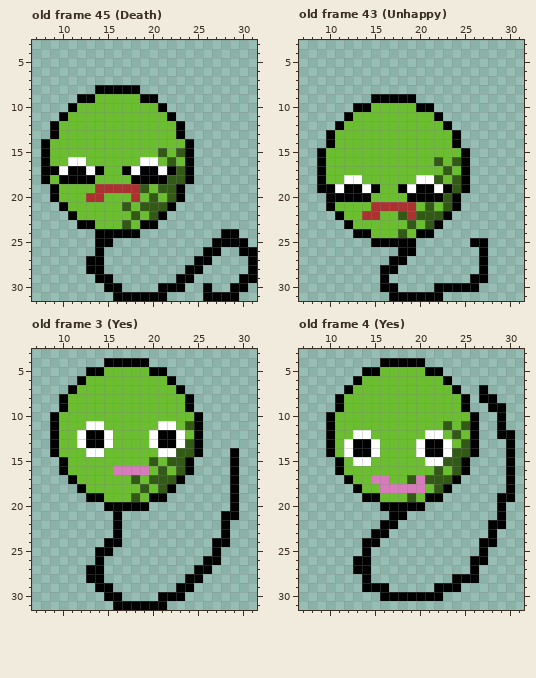
Pixel-art file, stored at sprites/baby.aseprite. That is the earlier state.
32x32 pixels, 57 frames. Shown: old frame 45 (Death): x 7..31, y 3..31; old frame 43 (Unhappy): x 7..31, y 3..31; old frame 3 (Yes): x 7..31, y 3..31; old frame 4 (Yes): x 7..31, y 3..31. The commit also changed other frames, which this record leaves out.
The result:
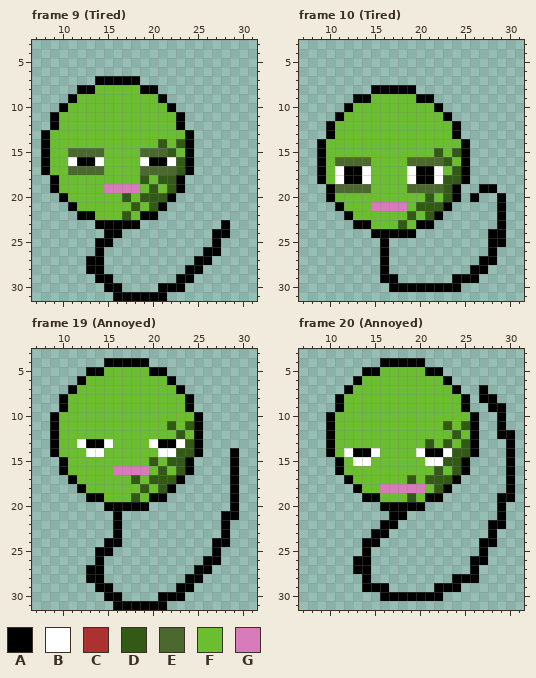
Palette (. is transparent): A #000000  B #ffffff  C #ac3232  D #335917  E #4b692f  F #6abe30  G #d77bba
A new or re-ordered frame is compared with the old frame closest to it.
What changed:
frames 57 -> 77
Changed rows in their new state; - is an unchanged pixel.
Frame 9 (Tired) is new; against old frame 45 (Death), layers "Layer 4", "Layer 2", "Layer 1":
first column x 8:
 7 ------AAAAA-------------
 8 ----AAFFFFFAA-----------
 9 ---AFF-----FFA----------
10 --AF---------FA---------
11 -AF-----------FA--------
13 AF-------------FA-------
14 -------------D-D--------
15 ---EEEE----EEEDF--------
16 ----AAB-----AABD--------
17 -FFEEEE--FFEEEE---------
18 .AFFFF----FDFD-A.-------
19 ------FGGGGFDF----------
20 -.A--FF--DFD-DA.--------
21 --.A-----FDF-A.---------
22 ---.AA---DFAA.----------
23 ----..AAAAA..-------A---
24 ------.--..--------A-.--
25 --------------------...-
26 ----------------------..
27 -----------------------.
28 -----------------------.
29 ----------------------..
30 ------------------.--..-
31 ------------------....--
Frame 10 (Tired) is new; against old frame 43 (Unhappy), layers "Layer 4", "Layer 2", "Layer 1":
first column x 9:
 8 ------AAAAA----------
 9 ----AAFFFFFAA--------
10 ---AFF-----FFA-------
11 --AF---------FA------
12 -AF-----------FA-----
14 AF-------------FA----
15 -------------D-D-----
16 --EEEE----EEEEDF-----
17 --BAAB----BAABFD-----
18 --BAAB----BAABD------
19 .-EEEEF--FEEEEDA.-AA-
20 --FFFF----FFDF---A--A
21 -.A---GGGGFD-DA.----A
22 --.A-FF--FDF-A.-----A
23 ---.AA---DFAA.------A
24 ----..AAAAA..------AA
25 ------.-...------..AA
26 -------A-..-------.A-
27 -------A..---------A-
28 --------.--------A---
29 --------A------AA-.--
30 -------.-AAAA---..---
31 --------......-------
Frame 19 (Annoyed) is new; against old frame 3 (Yes), layer "Layer 4":
first column x 12:
11 -FF------FD-
12 FFFF----FFFD
Frame 20 (Annoyed) is new; against old frame 4 (Yes), layer "Layer 4":
first column x 12:
12 -FF------FF-
13 FFFF----FDFD
first column x 15:
17 FF---F
Changed places in both pictures, as pixel boxes (x1, y1, x2, y2):
changed: (41, 76, 257, 301)
changed: (317, 85, 506, 301)
changed: (77, 421, 113, 439)
changed: (149, 421, 185, 439)
changed: (344, 430, 452, 484)
